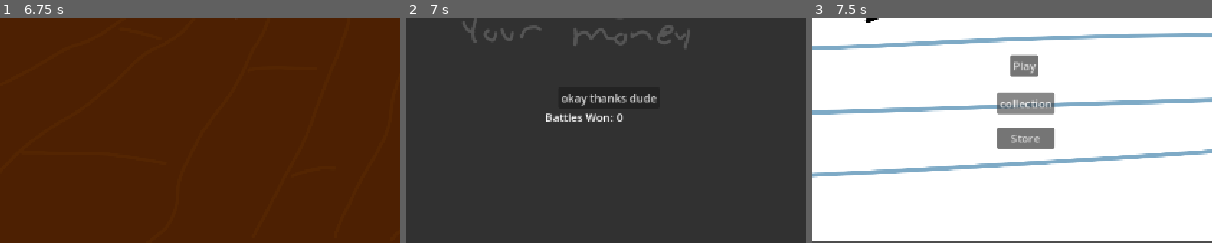
Above: before the commit, frames 1-3 (left to right).
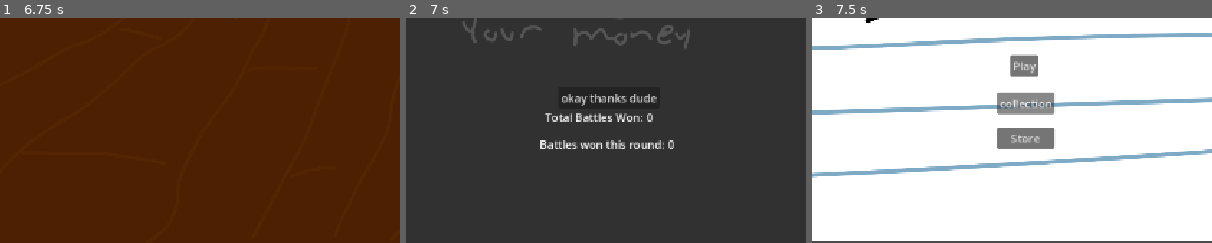
Above: after the commit, the same moments.

Repository: chucklefart34/comic-shop-corner-brawl
Game: Godot game, scene res://scenes/Title.tscn
Two runs of this game, one before a commit and one after it. Both use one fixed random seed, a clock stepped at 60 frames per second and the inputs below.
Inputs (mouse positions are % of the whole screen's width and height, from its top left):
- Up to frame 1 (6.75 s): click "Play" at 0.5 s; click "End Turn" at 1.25 s; click (0, 6) at 2 s; click "The Flash" at 2.75 s; click "MoonKnight" at 3.5 s; click "Martian Manhunter" at 4.25 s; click "Attack 1" at 5 s; click "Batman" at 5.75 s; click "Attack 2!" at 6.5 s
- Up to frame 2 (7 s): no input
- Up to frame 3 (7.5 s): click "okay thanks dude" at 7.25 s
The pictures show only the part of the screen within x 24-74%, y 50-100%; the shares and areas given below are measured in that part.

Frame 1 is identical in both runs. In frame 2, 1.4% of the frame differs, in the area x 33-67%, y 42-59%; in frame 3, nothing differs.

Commit message:
update
shop has currency, idk how to make it reset when you play brahhh

Diff:
--- a/scenes/Collection.tscn
+++ b/scenes/Collection.tscn
@@ -74,3 +74,8 @@
 offset_right = 904.0
 offset_bottom = 316.0
 text = "Hide"
+
+[node name="TextLabel" type="Label" parent="." unique_id=1908805144]
+layout_mode = 0
+offset_right = 40.0
+offset_bottom = 23.0
--- a/scenes/Death.tscn
+++ b/scenes/Death.tscn
@@ -39,3 +39,10 @@
 position = Vector2(577, 323.5)
 scale = Vector2(0.59791666, 0.59537035)
 texture = ExtResource("2_g812g")
+
+[node name="RunStatsLabel" type="Label" parent="." unique_id=510265716]
+layout_mode = 0
+offset_left = 463.0
+offset_top = 493.0
+offset_right = 669.0
+offset_bottom = 604.0
--- a/scenes/Store.tscn
+++ b/scenes/Store.tscn
@@ -47,3 +47,11 @@
 position = Vector2(576, 327)
 scale = Vector2(0.60260415, 0.61296296)
 texture = ExtResource("2_lw67d")
+
+[node name="CurrencyLabel" type="Label" parent="." unique_id=643748518]
+layout_mode = 0
+offset_left = 4.0
+offset_top = 16.0
+offset_right = 201.0
+offset_bottom = 128.0
+text = "Tokens: "
--- a/scripts/Game.gd
+++ b/scripts/Game.gd
@@ -171,6 +171,7 @@
 		RunData.battles_won += 1
 		RunData.fight_index += 1
 		RunData.tokens += 1
+		SaveManager.add_currency(1)
 		get_tree().change_scene_to_file("res://scenes/Upgrade.tscn")
 		return
 
--- a/scripts/RunData.gd
+++ b/scripts/RunData.gd
@@ -88,6 +88,7 @@
 func reset():
 	player_hp = 20
 	player_max_hp = 20
+	tokens = 0
 	fight_index = 0
 	current_fight = 1
 	player_hp = player_max_hp
--- a/scripts/SaveManager.gd
+++ b/scripts/SaveManager.gd
@@ -8,90 +8,96 @@
 	"currency": 0
 }
 
-
 func _ready():
 	load_game()
-
 
 # -------------------------
 # SAVE / LOAD
 # -------------------------
-
 func save_game():
 	var file = FileAccess.open(SAVE_PATH, FileAccess.WRITE)
 	if file == null:
 		print("Save failed")
 		return
-
 	file.store_string(JSON.stringify(data))
 	file.close()
-
 
 func load_game():
 	if not FileAccess.file_exists(SAVE_PATH):
 		print("No save found, creating new one")
 		save_game()
 		return
-
 	var file = FileAccess.open(SAVE_PATH, FileAccess.READ)
 	var content = file.get_as_text()
 	file.close()
-
 	var parsed = JSON.parse_string(content)
-
 	if parsed == null:
 		print("Save corrupted, resetting")
 		return
-
 	data = parsed
-
 	# -------------------------
 	# SAFE MIGRATION (IMPORTANT)
 	# -------------------------
-
 	if not data.has("owned_heroes"):
 		data["owned_heroes"] = []
-
 	if not data.has("deck"):
 		data["deck"] = []
-
 	if not data.has("currency"):
 		data["currency"] = 0
+	save_game()
 
+# -------------------------
+# RESET
+# -------------------------
+func reset_game():
+	data = {
+		"owned_heroes": [],
+		"deck": [],
+		"currency": [],
+	}
 	save_game()
 
 # -------------------------
 # HERO STORAGE
 # -------------------------
-
 func add_hero(hero_id: String):
 	data["owned_heroes"].append(hero_id)
 	save_game()
 
+# -------------------------
+# CURRENCY / TOKENS
+# -------------------------
+func add_currency(amount: int):
+	data["currency"] += amount
+	save_game()
+
+func can_afford(amount: int) -> bool:
+	return data["currency"] >= amount
+
+func spend_currency(amount: int) -> bool:
+	if not can_afford(amount):
+		return false
+	data["currency"] -= amount
+	save_game()
+	return true
 
 # -------------------------
 # DECK SYSTEM
 # -------------------------
-
 const MAX_DECK_SIZE := 10
-
 
 func add_to_deck(hero_id: String) -> bool:
 	if hero_id in data["deck"]:
 		return false
-
 	if data["deck"].size() >= MAX_DECK_SIZE:
 		return false
-
 	data["deck"].append(hero_id)
 	save_game()
 	return true
-
 
 func remove_from_deck(hero_id: String):
 	data["deck"].erase(hero_id)
 	save_game()
 
-
 func hero_in_deck(hero_id: String) -> bool:
 	return hero_id in data["deck"]
--- a/scripts/Store.gd
+++ b/scripts/Store.gd
@@ -3,16 +3,25 @@
 @onready var return_button = $ReturnButton
 @onready var buy_pack_button = $BuyPackButton
 @onready var hero_name_label = $HeroNameLabel
+@onready var currency_label = $CurrencyLabel
 
 func _ready():
 	buy_pack_button.pressed.connect(_on_buy_pack_button_pressed)
+	update_currency_label()
 
 	return_button.pressed.connect(func():
 		get_tree().change_scene_to_file("res://scenes/Title.tscn")
+		update_currency_label()
 	)
 
 
+func update_currency_label():
+	currency_label.text = "Tokens: " + str(SaveManager.data["currency"])
+
 func _on_buy_pack_button_pressed():
+	if not SaveManager.spend_currency(1):
+		hero_name_label.text = ("Not enough tokens!")
+		return
 	var result = open_booster()
 
 	if result == null:
@@ -24,10 +33,7 @@
 	print("You got: ", hero["display_name"])
 	hero_name_label.text = "You got: " + hero["display_name"]
 	SaveManager.add_hero(hero_id)
-
-# -------------------------
-# PACK SYSTEM
-# -------------------------
+	update_currency_label()
 
 func open_booster():
 	var rarity = roll_rarity()
--- a/scripts/collection.gd
+++ b/scripts/collection.gd
@@ -6,6 +6,8 @@
 @onready var count_label = $DetailPanel/CountLabel
 @onready var deck_button = $DetailPanel/DeckButton
 @onready var return_button = $ReturnButton
+@onready var back_button = $DetailPanel/BackButton
+@onready var text_label = $Textlabel
 
 var selected_hero = ""
 var hero_counts = {}
@@ -85,7 +87,7 @@
 		SaveManager.remove_from_deck(selected_hero)
 	else:
 		if !SaveManager.add_to_deck(selected_hero):
-			print("Deck is full!")
+			text_label.text = ("Deck is full!")
 			return
 
 	show_hero(selected_hero)
--- a/scripts/death.gd
+++ b/scripts/death.gd
@@ -2,9 +2,11 @@
 
 @onready var stats_label = $StatsLabel
 @onready var return_button = $ReturnButton
+@onready var run_stats_label = $RunStatsLabel
 
 func _ready():
-	stats_label.text = "Battles Won: " + str(RunData.battles_won)
+	stats_label.text = "Total Battles Won: " + str(RunData.battles_won)
+	run_stats_label.text = "Battles won this round: " + str(RunData.fight_index)
 
 	return_button.pressed.connect(func():
 		RunData.reset()
